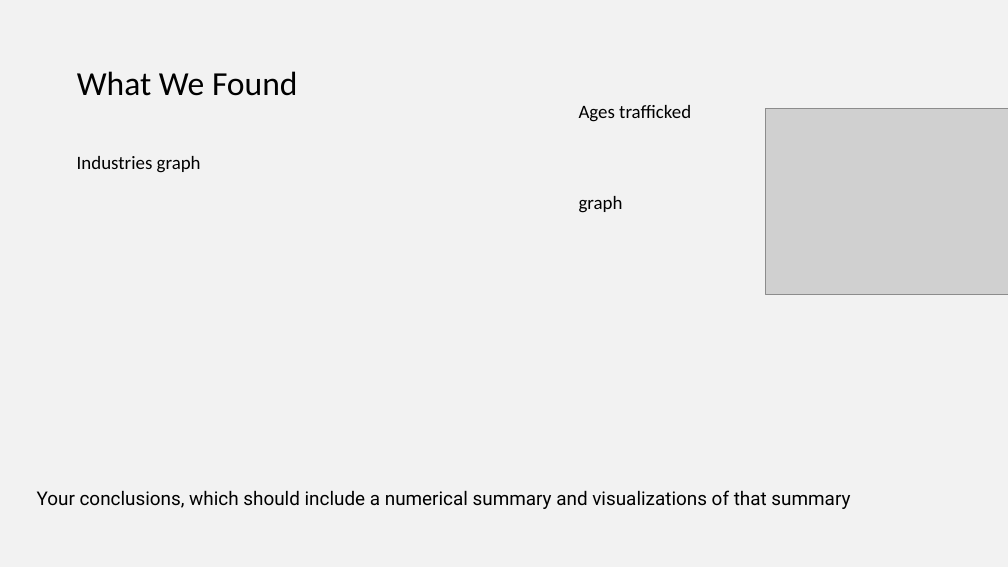
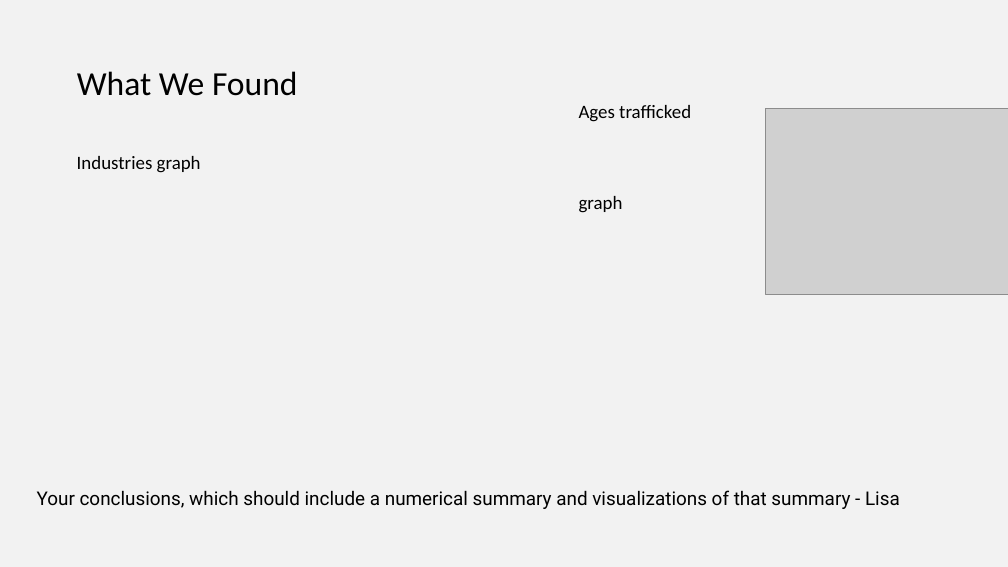
Before and after one commit to saronraut/Human-Trafficking-Awareness, a slide deck: slide 6 of Human Trafficking.pptx. Drawn at 1008x567 pixels with LibreOffice and Linux fonts; fonts in the diff are those of the drawing; grey boxes stand for pictures. Boxes give left, top, right and bottom in pixels: in the first picture for what was removed or moved away, otherwise in the second. Text is boxed around its words. In the diff, an @@ line names an element or a change of style, - is before the commit and + after.

```diff
--- a/Human Trafficking.pptx
+++ b/Human Trafficking.pptx
@@ text at (37,490,900,509): text changed @@
-Your conclusions, which should include a numerical summary and visualizations of that summary
+Your conclusions, which should include a numerical summary and visualizations of that summary - Lisa
```
Also in this commit, not shown: 6 other slides changed, 9 other files.
